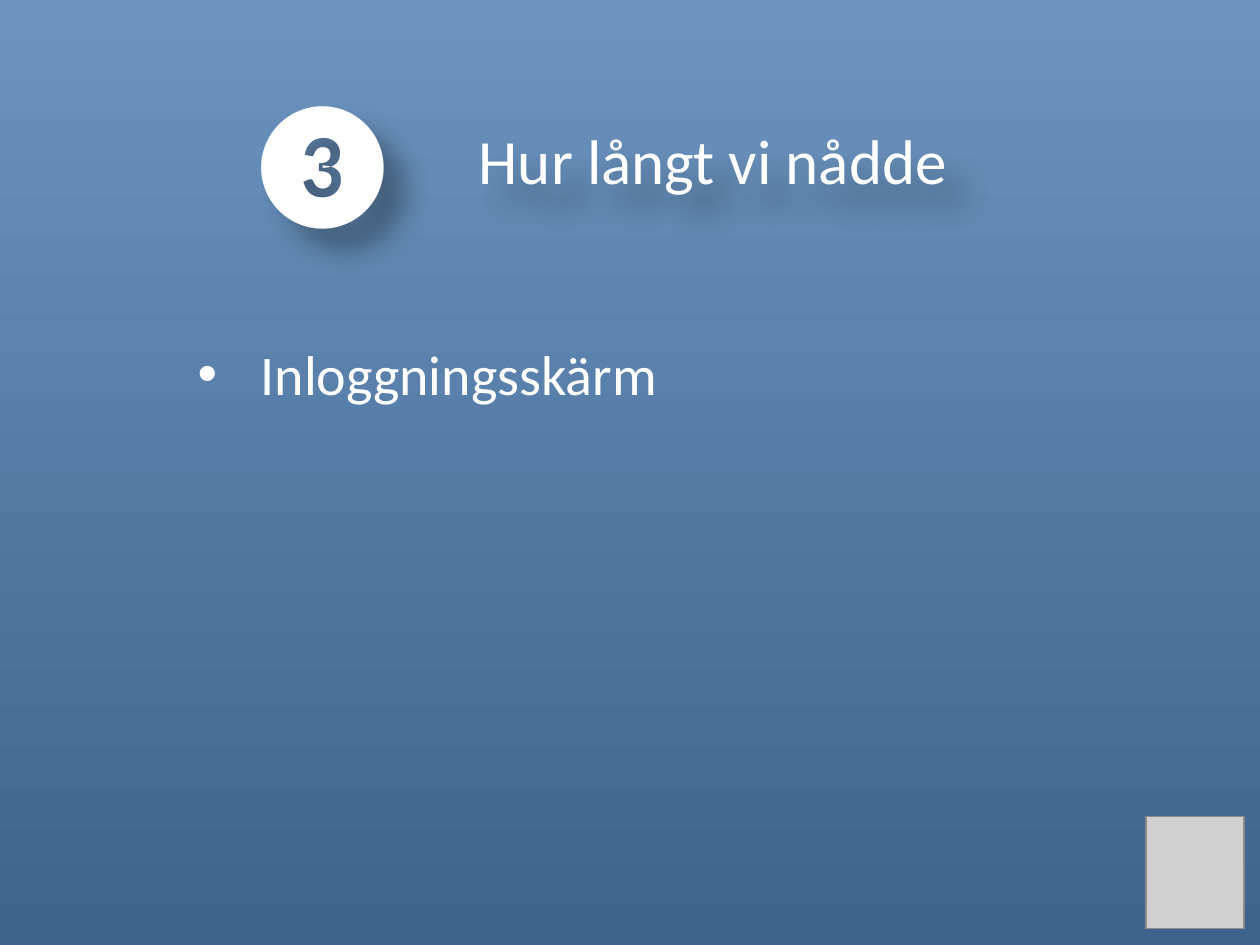
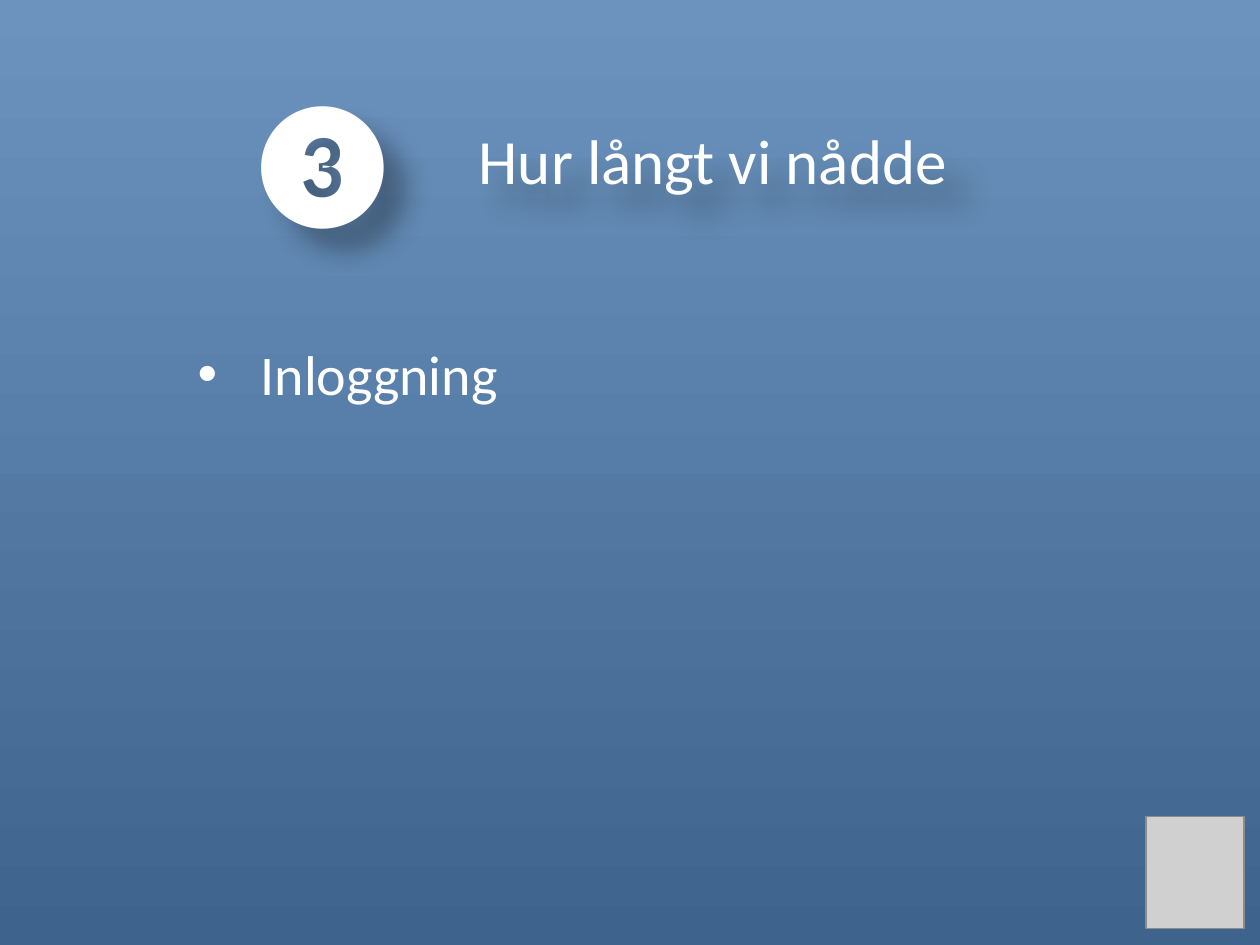
Before and after one commit to sc-elev/yalms, a slide deck: slide 16 of doc/Presentation_yalms.pptx. Drawn at 1260x945 pixels with LibreOffice and Linux fonts; fonts in the diff are those of the drawing; grey boxes stand for pictures. Boxes give left, top, right and bottom in pixels: in the first picture for what was removed or moved away, otherwise in the second. Text is boxed around its words. In the diff, an @@ line names an element or a change of style, - is before the commit and + after.

```diff
--- a/doc/Presentation_yalms.pptx
+++ b/doc/Presentation_yalms.pptx
@@ subtitle at (x1=261, y1=356, x2=498, y2=405): text changed @@
-• Inloggningsskärm
+• Inloggning
```
Also in this commit, not shown: 4 other slides changed.
